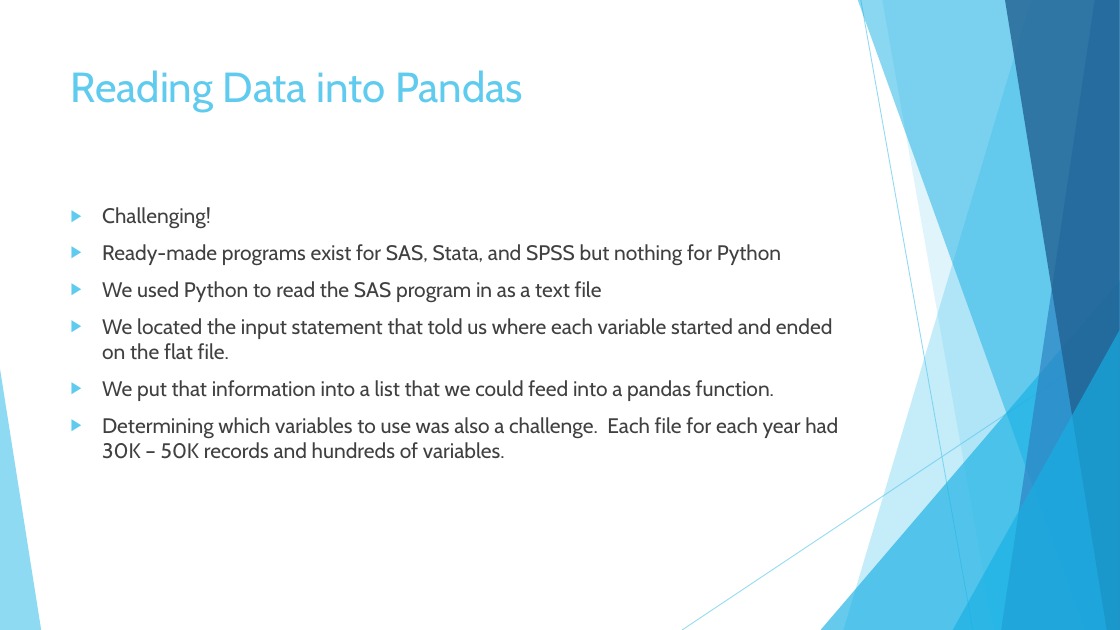
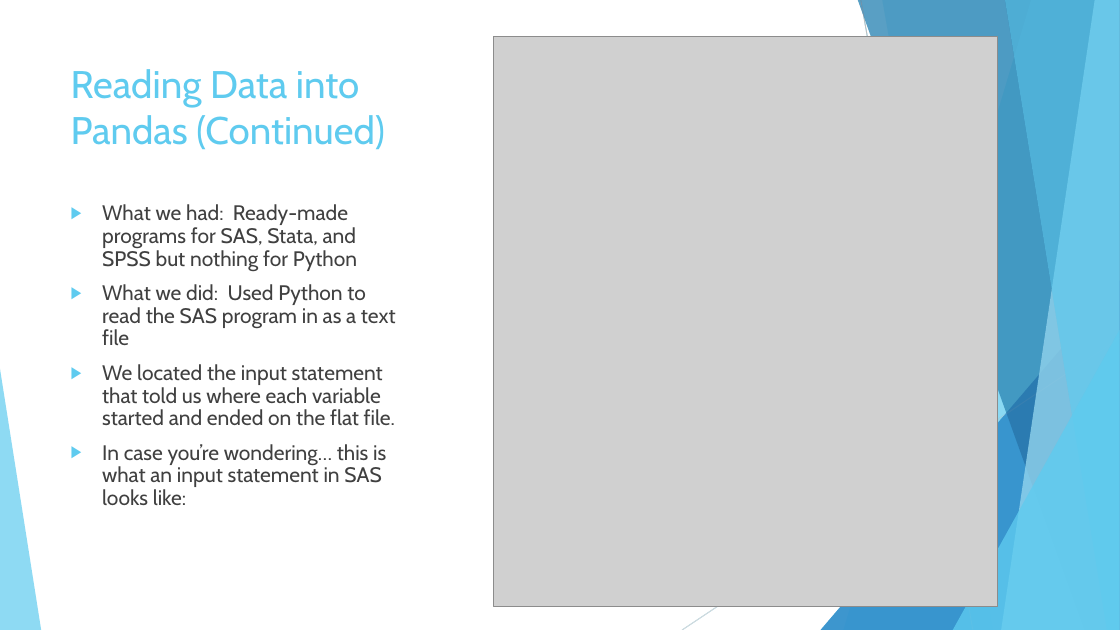
Before and after one commit to kmorehead33/healthcare_project, a slide deck: slide 6 of Presentation.pptx (slide 5 before the commit). Drawn at 1120x630 pixels with LibreOffice and Linux fonts; fonts in the diff are those of the drawing; grey boxes stand for pictures. Boxes give left, top, right and bottom in pixels: in the first picture for what was removed or moved away, otherwise in the second. Text is boxed around its words. In the diff, an @@ line names an element or a change of style, - is before the commit and + after.

Commit message:
Added slides to demonstrate how we obtained and read data in

```diff
--- a/Presentation.pptx
+++ b/Presentation.pptx
@@ freeform shape added at (x1=844, y1=0, x2=1120, y2=630), fill #5FCBEF at 30% opacity @@
@@ freeform shape added at (x1=858, y1=0, x2=1120, y2=630), fill #226292 at 47% opacity @@
@@ line added from (861, 0) to (973, 630), #BFBFBF 0.75 pt @@
@@ freeform shape added at (x1=882, y1=0, x2=1120, y2=630), fill #5FCBEF at 20% opacity @@
@@ freeform shape added at (x1=1002, y1=0, x2=1120, y2=630), fill #9FE0F5 at 70% opacity @@
@@ freeform shape added at (x1=1005, y1=0, x2=1120, y2=630), fill #5FCBEF at 65% opacity @@
@@ picture added at (x1=494, y1=37, x2=998, y2=607) @@
@@ title at (x1=71, y1=69, x2=385, y2=149): text changed; size 36 to 33 pt @@
-Reading Data into Pandas
+Reading Data into Pandas (Continued)
@@ text at (x1=102, y1=204, x2=396, y2=345): text changed @@
-▶ Challenging!
-▶ Ready-made programs exist for SAS, Stata, and SPSS but nothing for Python
-▶ We used Python to read the SAS program in as a text file
+▶ What we had: Ready-made programs for SAS, Stata, and SPSS but nothing for Python
+▶ What we did: Used Python to read the SAS program in as a text file
@@ triangle added at (x1=821, y1=280, x2=1120, y2=630), fill #2E83C3 at 72% opacity @@
@@ line added from (1120, 339) to (682, 630), #D9D9D9 0.75 pt @@
@@ triangle added at (x1=953, y1=330, x2=1120, y2=630), fill #5FCBEF at 80% opacity @@
@@ text at (x1=102, y1=364, x2=395, y2=425): line spacing 1 to 0.9 @@
@@ text at (x1=102, y1=444, x2=386, y2=505): text changed @@
-▶ We put that information into a list that we could feed into a pandas function.
-▶ Determining which variables to use was also a challenge. Each file for each year had 30K – 50K records and hundreds of variables.
+▶ In case you’re wondering… this is what an input statement in SAS looks like:
```
Also in this commit, not shown: 3 other slides changed, 4 slides added.
